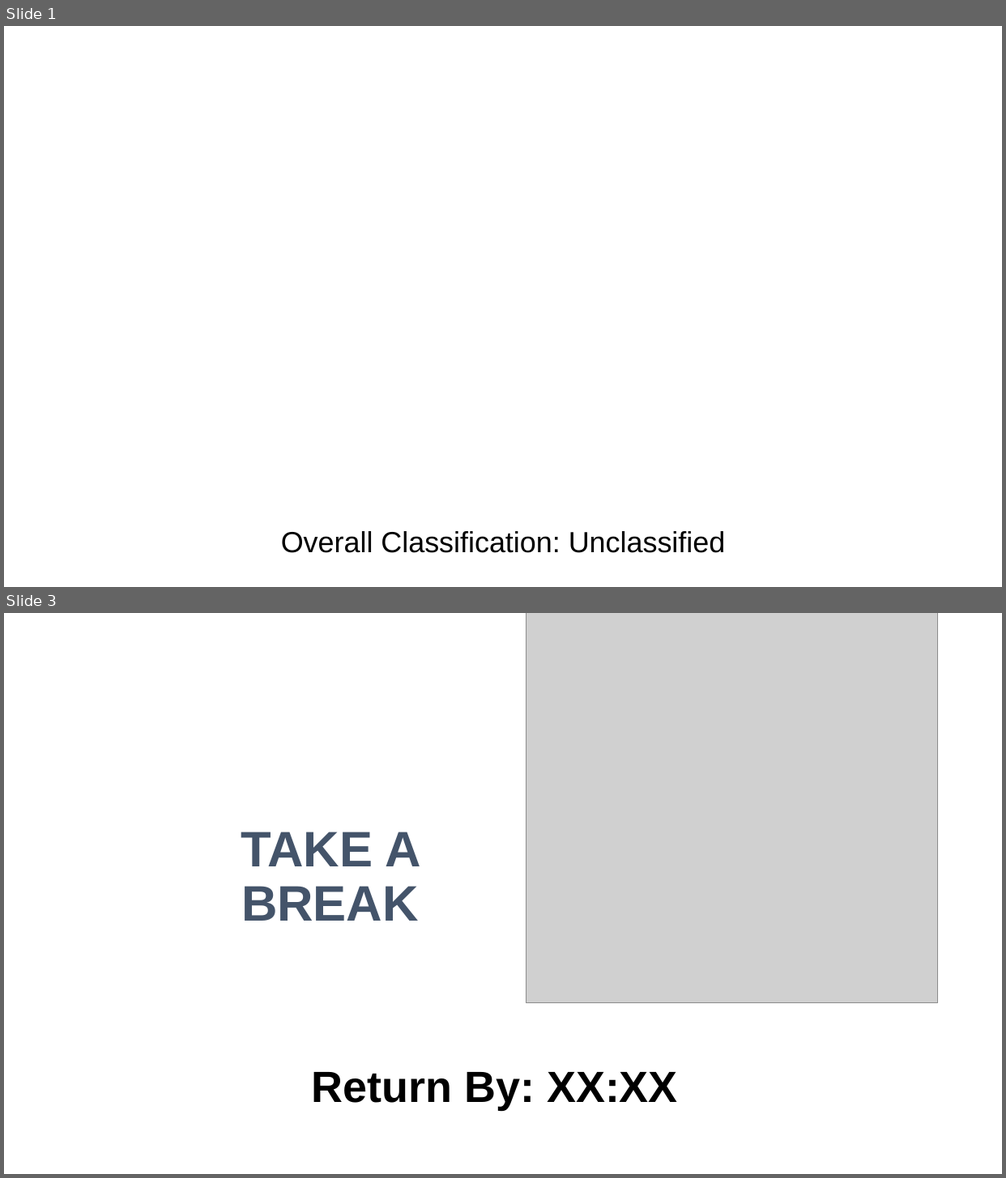
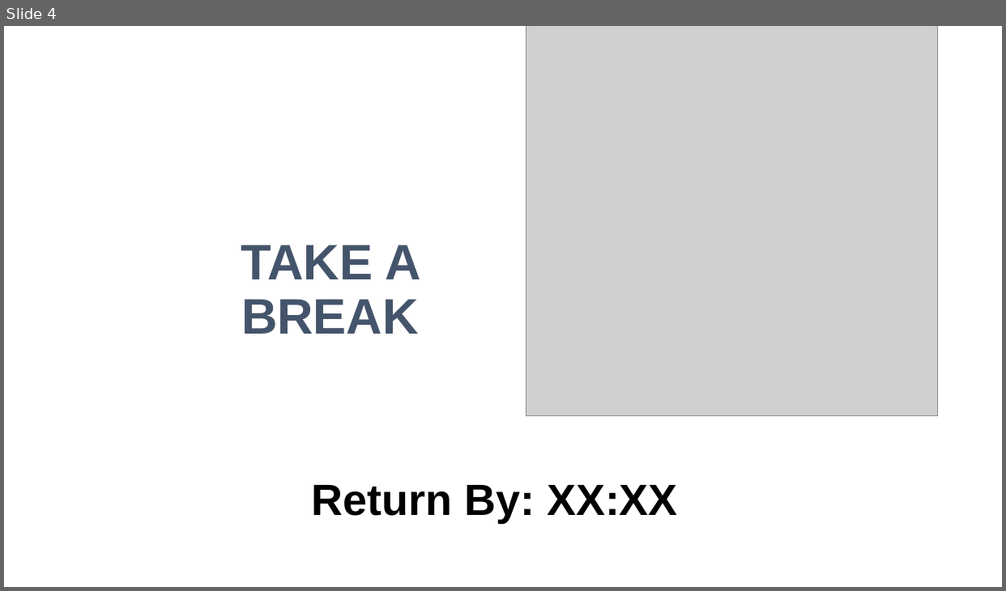
Before and after one commit to gitayam/poi-template, a slide deck: POI Training_Name/1-Lessons/2-Lesson Audio Visual Content/POI_Slide-Template.pptx. Shown one above the other, each under a label of ours: slides 1 and 3 before the commit, slide 4 after it; the slides between them are not shown. The pictures are 1006x1178 and 1006x591 pixels, drawn with LibreOffice and Linux fonts; fonts in the diff are those of the drawing; grey boxes stand for pictures; background and template pictures are left out. Boxes give left, top, right and bottom in pixels: in the first picture for what was removed or moved away, otherwise in the second. Text is boxed around its words. In the diff, an @@ line names an element or a change of style, - is before the commit and + after.

```diff
--- a/POI Training_Name/1-Lessons/2-Lesson Audio Visual Content/POI_Slide-Template.pptx
+++ b/POI Training_Name/1-Lessons/2-Lesson Audio Visual Content/POI_Slide-Template.pptx
@@ slide 1 removed at box(4, 26, 1002, 587), background #FFFFFF @@
@@ text removed at box(281, 531, 726, 553) @@
-Overall Classification: Unclassified
@@ what was slide 3 is now slide 4 @@
```
Also in this commit, not shown: 2 slides added.
